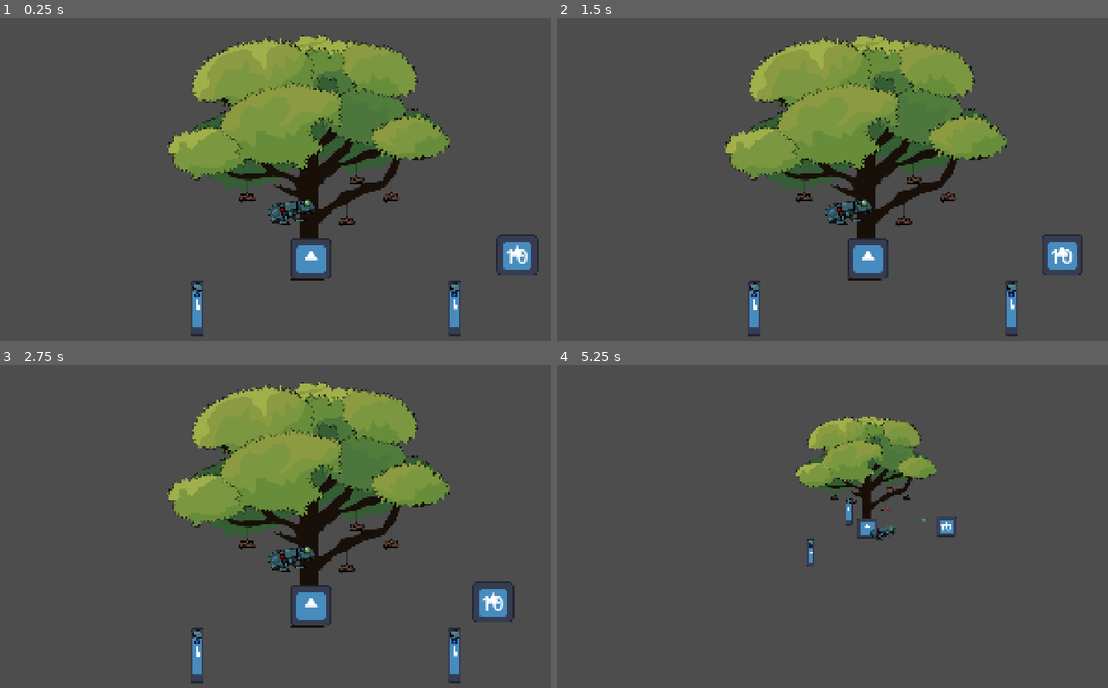
Above: before the commit, frames 1-4 (two rows, left to right).
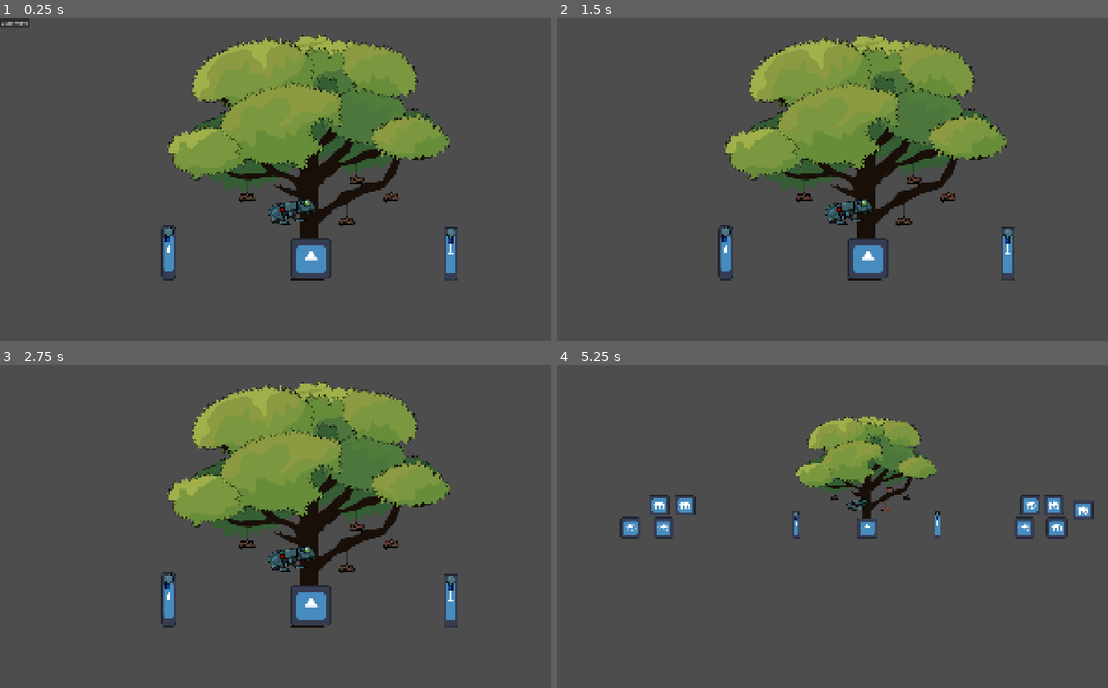
Above: after the commit, the same moments.

Repository: chirp-games/godot-wild-jam-98
Game: Godot game, scene res://game/game.tscn
Same seed, same stepped clock (60 frames per second), same inputs: the game is played once before the commit and once after it. This scene is started directly instead of the project's main scene. The engine's default icon, where the game draws it, is replaced by a stand-in: a white triangle on a blue panel in a dark square.
Inputs (mouse positions are in pixels of both pictures, inside the frame that each line leads up to):
- Up to frame 1 (0.25 s): no input
- Up to frame 2 (1.5 s): click (573, 24) at 0.5 s, where only the run after the commit has a clickable "Start Wave"; drag from (755, 308) to (865, 189) at 1.27 s
- Up to frame 3 (2.75 s): drag from (198, 642) to (308, 536) at 2.02 s
- Up to frame 4 (5.25 s): move the mouse to (1014, 655) at 2.77 s; hold C (enter_command_mode) 2.78-3.5 s; click (1014, 655) at 2.92 s; tap Right (r) at 3.05 s; click (573, 371) at 3.5 s, where only the run after the commit has a clickable "Start Wave"; drag from (937, 545) to (854, 503) at 4.27 s; drag from (865, 526) to (898, 539) at 5.02 s

The runs differ from the first frame. In frame 1, 1.8% of the frame differs, in the area x 0-98%, y 0-99%; in frame 2, 1.7%; in frame 3, 1.7%; in frame 4, 2.0%, in the area x 11-98%, y 40-63%.

Commit message:
enemies spawn in spawn

Diff:
--- a/game/enemy/Enemy.tscn
+++ b/game/enemy/Enemy.tscn
@@ -7,6 +7,8 @@
 size = Vector2(140, 140)
 
 [node name="Enemy" type="CharacterBody2D" unique_id=1736390898 groups=["enemy"]]
+collision_layer = 4
+collision_mask = 4
 script = ExtResource("1_2c8go")
 
 [node name="Sprite2D" type="Sprite2D" parent="." unique_id=705184273]
--- a/game/enemy/enemy.gd
+++ b/game/enemy/enemy.gd
@@ -7,7 +7,10 @@
 func _process(delta: float) -> void:
 	($Health as Label).text = str(health)
 
-	var player: Node = get_tree().get_nodes_in_group("player").get(0)
+	# Gravity
+	velocity.y += 9.81
+
+	var player: Node = get_tree().get_first_node_in_group("player")
 
 	if player:
 		pathfind(player)
@@ -16,7 +19,7 @@
 func pathfind(player):
 	# Walk torwards the center of the map, that is where the home base is
 	var direction = -sign(position.x)
-	velocity.x = direction * 30
+	velocity.x = direction * 50
 
 	move_and_slide()
 
--- a/game/game.gd
+++ b/game/game.gd
@@ -1,4 +1,4 @@
-extends Node2D
+extends Control
 
 class_name Game
 
@@ -8,6 +8,9 @@
 @onready var player: Player = %Player
 @onready var command_center_camera: Camera2D = %CommandCenterCamera
 @onready var player_camera: Camera2D = %PlayerCamera
+@onready var start_wave_button: Button = %StartWaveButton
+@onready var left_portal: Marker2D = %LeftPortal
+@onready var right_portal: Marker2D = %RightPortal
 
 var frogs_to_closest_tower: Dictionary[MiniFrog, Tower] = {}
 var currently_building_wire: Wire
@@ -94,3 +97,14 @@
 			enter_command_mode()
 		else:
 			exit_command_mode()
+
+func _on_wave_spawner_spawn_enemy(e: PackedScene) -> void:
+	var new_enemy: Enemy = e.instantiate()
+	new_enemy.global_position = [left_portal, right_portal].pick_random().global_position
+	add_child(new_enemy)
+
+func _on_wave_spawner_wave_ended() -> void:
+	start_wave_button.show()
+
+func _on_wave_spawner_wave_started() -> void:
+	start_wave_button.hide()
--- a/game/game.tscn
+++ b/game/game.tscn
@@ -2,56 +2,81 @@
 
 [ext_resource type="Script" uid="uid://chcx47tvajonj" path="res://game/game.gd" id="1_dakft"]
 [ext_resource type="PackedScene" uid="uid://rpoy2rwaecgm" path="res://game/command_center.tscn" id="2_u5opy"]
+[ext_resource type="Script" uid="uid://j2mrqcd0rruy" path="res://game/wave_spawner.gd" id="2_y36n6"]
 [ext_resource type="PackedScene" uid="uid://bnyja1vayqlh3" path="res://game/mini-frog/frog-sensor.tscn" id="3_y36n6"]
 [ext_resource type="PackedScene" uid="uid://bcqcmbu10gh4t" path="res://game/player/player.tscn" id="4_l8g03"]
-[ext_resource type="PackedScene" uid="uid://b22k0k0k652xu" path="res://game/enemy/Enemy.tscn" id="5_j8tme"]
 [ext_resource type="PackedScene" uid="uid://yttymwbco8y" path="res://game/mini-frog/mini-frog.tscn" id="6_3vho3"]
 
 [sub_resource type="WorldBoundaryShape2D" id="WorldBoundaryShape2D_6w6ra"]
 
-[node name="Game" type="Node2D" unique_id=805289186 groups=["game"]]
+[node name="Game" type="Control" unique_id=59364628 groups=["game"]]
+layout_mode = 3
+anchors_preset = 0
 script = ExtResource("1_dakft")
 
-[node name="CommandCenter" parent="." unique_id=1931686413 instance=ExtResource("2_u5opy")]
+[node name="WaveSpawner" type="Node2D" parent="." unique_id=1553860615]
+script = ExtResource("2_y36n6")
 
-[node name="FrogSensor" parent="." unique_id=83631577 groups=["tower"] instance=ExtResource("3_y36n6")]
-offset_left = -366.0
-offset_top = 2.0
-offset_right = -323.0
-offset_bottom = 173.0
+[node name="UI" type="CanvasLayer" parent="." unique_id=1584250602]
 
-[node name="FrogSensor2" parent="." unique_id=1087751236 groups=["tower"] instance=ExtResource("3_y36n6")]
-offset_left = 433.0
-offset_top = 1.0
-offset_right = 476.0
-offset_bottom = 172.0
+[node name="StartWaveButton" type="Button" parent="UI" unique_id=883903241]
+unique_name_in_owner = true
+offset_right = 92.0
+offset_bottom = 31.0
+text = "Start Wave"
 
-[node name="StaticBody2D" type="StaticBody2D" parent="." unique_id=1114635765]
+[node name="World" type="Node2D" parent="." unique_id=2017723709]
+
+[node name="Portals" type="Node2D" parent="World" unique_id=1540646284]
+
+[node name="LeftPortal" type="Marker2D" parent="World/Portals" unique_id=1596849403]
+unique_name_in_owner = true
+position = Vector2(-1354, -184)
+
+[node name="RightPortal" type="Marker2D" parent="World/Portals" unique_id=967867649]
+unique_name_in_owner = true
+position = Vector2(1354, -184)
+
+[node name="CommandCenter" parent="World" unique_id=1931686413 instance=ExtResource("2_u5opy")]
+
+[node name="FrogSensor" parent="World" unique_id=83631577 groups=["tower"] instance=ExtResource("3_y36n6")]
+offset_left = -456.0
+offset_top = -172.0
+offset_right = -413.0
+offset_bottom = -1.0
+
+[node name="FrogSensor2" parent="World" unique_id=1087751236 groups=["tower"] instance=ExtResource("3_y36n6")]
+offset_left = 420.0
+offset_top = -168.0
+offset_right = 463.0
+offset_bottom = 3.0
+
+[node name="StaticBody2D" type="StaticBody2D" parent="World" unique_id=1114635765]
 collision_layer = 7
 collision_mask = 7
 
-[node name="CollisionShape2D" type="CollisionShape2D" parent="StaticBody2D" unique_id=261182031]
+[node name="CollisionShape2D" type="CollisionShape2D" parent="World/StaticBody2D" unique_id=261182031]
 shape = SubResource("WorldBoundaryShape2D_6w6ra")
 
-[node name="Player" parent="." unique_id=1271694453 groups=["player"] instance=ExtResource("4_l8g03")]
+[node name="Player" parent="World" unique_id=1271694453 groups=["player"] instance=ExtResource("4_l8g03")]
 unique_name_in_owner = true
 position = Vector2(8, -66)
 
-[node name="PlayerCamera" type="Camera2D" parent="Player" unique_id=1479909743]
+[node name="PlayerCamera" type="Camera2D" parent="World/Player" unique_id=1479909743]
 unique_name_in_owner = true
 position = Vector2(-6, -208)
 
-[node name="CommandCenterCamera" type="Camera2D" parent="." unique_id=1137200469]
+[node name="CommandCenterCamera" type="Camera2D" parent="World" unique_id=1137200469]
 unique_name_in_owner = true
 zoom = Vector2(0.5, 0.5)
 
-[node name="Wires" type="Node2D" parent="." unique_id=1126853350]
+[node name="Wires" type="Node2D" parent="World" unique_id=1126853350]
 unique_name_in_owner = true
 
-[node name="Enemy" parent="." unique_id=1736390898 instance=ExtResource("5_j8tme")]
-position = Vector2(656, -79)
-collision_layer = 4
-collision_mask = 4
+[node name="MiniFrog" parent="World" unique_id=1967870937 instance=ExtResource("6_3vho3")]
+position = Vector2(-78, -210)
 
-[node name="MiniFrog" parent="." unique_id=1967870937 instance=ExtResource("6_3vho3")]
-position = Vector2(-78, -210)
+[connection signal="spawn_enemy" from="WaveSpawner" to="." method="_on_wave_spawner_spawn_enemy"]
+[connection signal="wave_ended" from="WaveSpawner" to="." method="_on_wave_spawner_wave_ended"]
+[connection signal="wave_started" from="WaveSpawner" to="." method="_on_wave_spawner_wave_started"]
+[connection signal="pressed" from="UI/StartWaveButton" to="WaveSpawner" method="_on_start_wave_button_pressed"]
--- /dev/null
+++ b/game/wave_spawner.gd
@@ -0,0 +1,25 @@
+extends Node2D
+
+const default_enemy = preload("res://game/enemy/Enemy.tscn")
+
+var wave_finished_spawning = false
+
+signal spawn_enemy(e: PackedScene)
+signal wave_started
+signal wave_ended
+
+func start_wave():
+	wave_finished_spawning = false
+	wave_started.emit()
+	for i in range(5):
+		spawn_enemy.emit(default_enemy)
+		await get_tree().create_timer(.5).timeout
+	wave_finished_spawning = true
+
+func _process(_delta: float) -> void:
+	if wave_finished_spawning and len(get_tree().get_nodes_in_group("enemy")):
+		wave_ended.emit()
+	wave_finished_spawning = false
+
+func _on_start_wave_button_pressed() -> void:
+	await start_wave()
Not shown, added: game/wave_spawner.gd.uid
